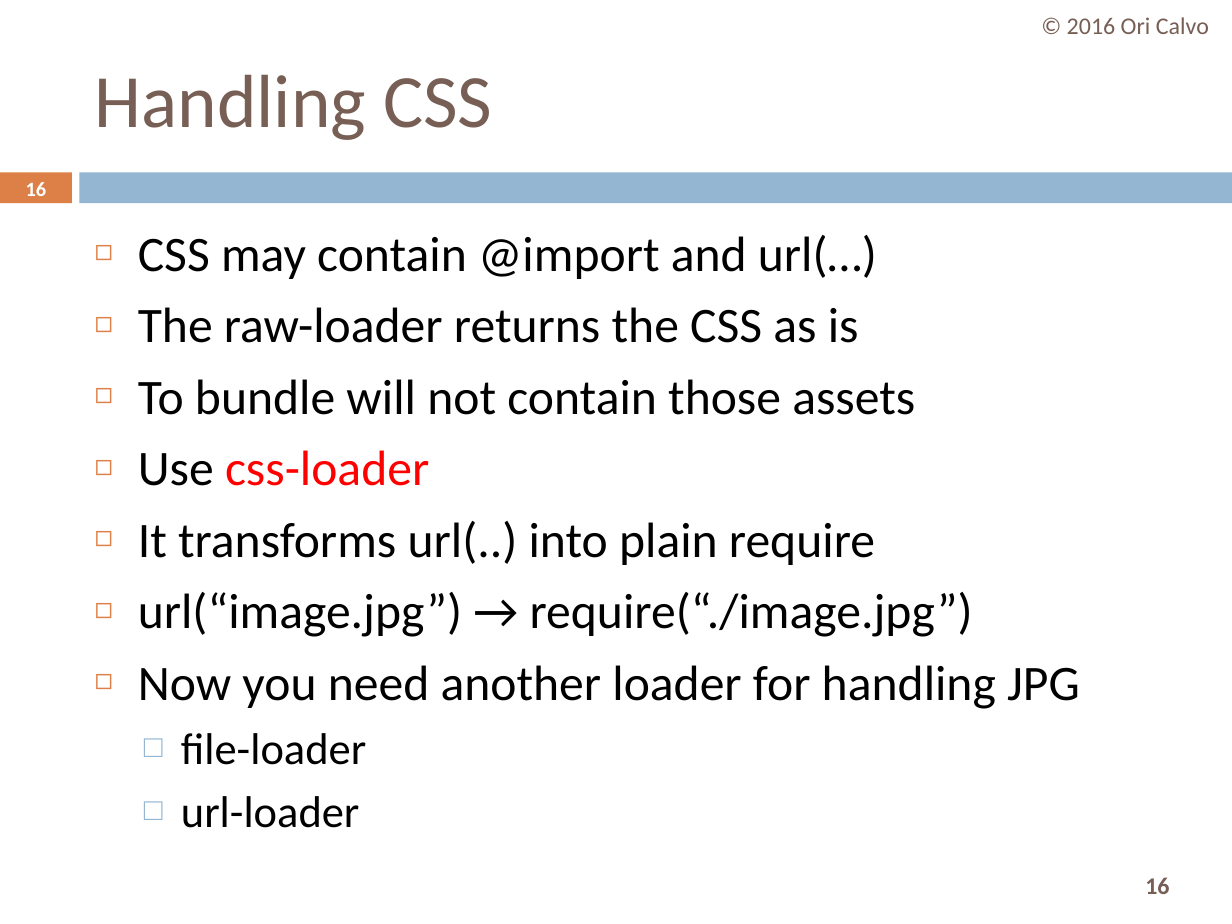
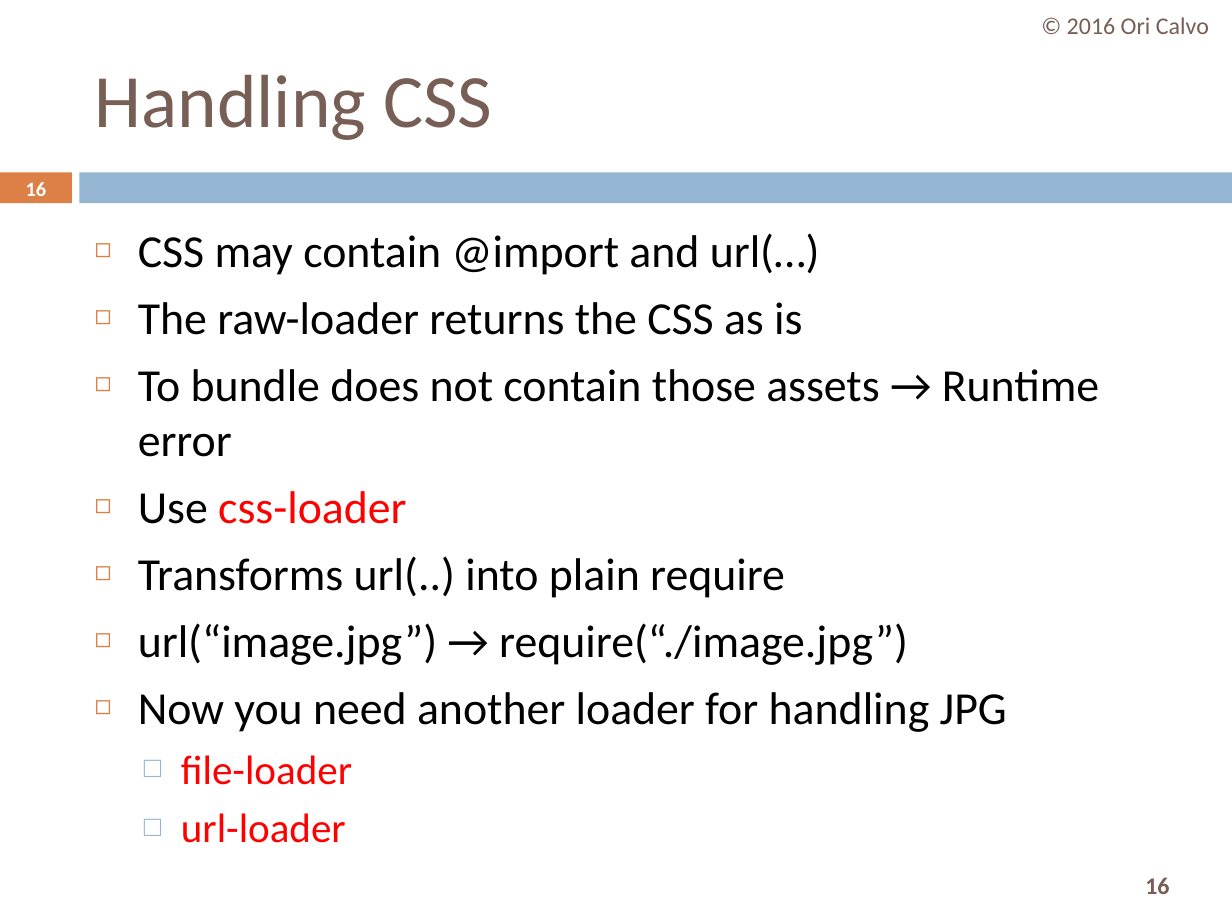
Before and after one commit to oricalvo/course-angular, a slide deck: slide 16 of PPTs/01 Build & Setup.pptx. Drawn at 1232x924 pixels with LibreOffice and Linux fonts; fonts in the diff are those of the drawing. Boxes give left, top, right and bottom in pixels: in the first picture for what was removed or moved away, otherwise in the second. Text is boxed around its words. In the diff, an @@ line names an element or a change of style, - is before the commit and + after.

```diff
--- a/PPTs/01 Build & Setup.pptx
+++ b/PPTs/01 Build & Setup.pptx
@@ text at bbox=[138, 233, 1007, 843]: size 29 to 26.8 pt in "CSS may contain @import and url(…)", "The raw-loader returns the CSS as is", "Use css-loader", "url(“image.jpg”) → require(“./image.jpg”)" and 1 more places; size 26 to 24.1 pt, text colour #000000 to #FF0000 in "file-loader", "url-loader" @@
@@ text at bbox=[138, 369, 1099, 457]: text changed; size 29 to 26.8 pt @@
-◻ To bundle will not contain those assets
+◻ To bundle does not contain those assets → Runtime error
@@ text at bbox=[138, 556, 785, 598]: text changed; size 29 to 26.8 pt @@
-◻ It transforms url(..) into plain require
+◻ Transforms url(..) into plain require
```
Also in this commit, not shown: 10 other slides changed, 5 slides added, 27 slides removed.
